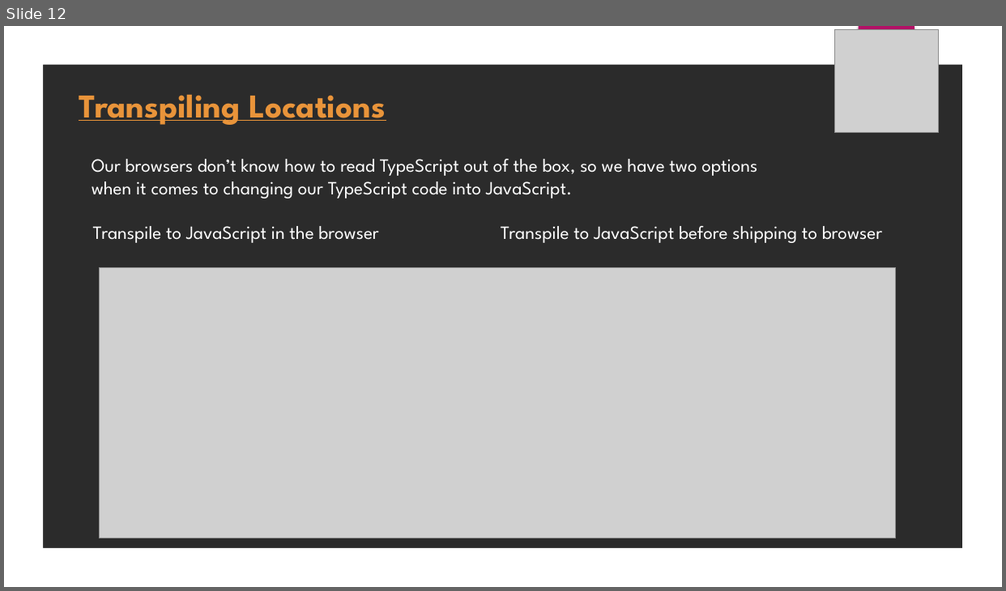
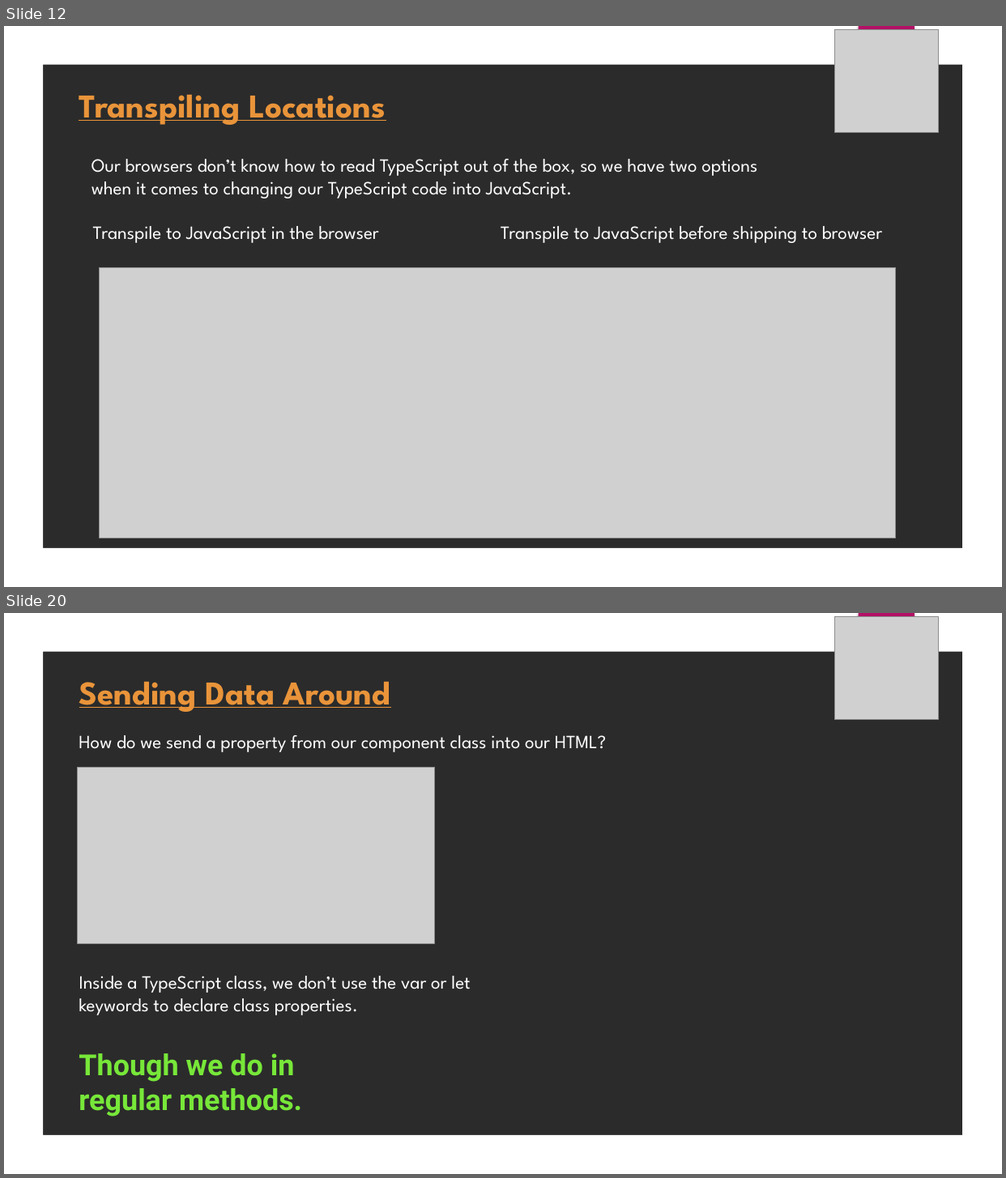
Before and after one commit to uiravi/Angular-pptx, a slide deck: Angular.pptx. Shown one above the other, each under a label of ours: slide 12 before the commit, slides 12 and 20 after it; the slides between them are not shown. The pictures are 1006x591 and 1006x1178 pixels, drawn with LibreOffice and Linux fonts; fonts in the diff are those of the drawing; grey boxes stand for pictures; background and template pictures are left out; a plain dark background stands for a picture behind light text. Boxes give left, top, right and bottom in pixels: in the first picture for what was removed or moved away, otherwise in the second. Text is boxed around its words. In the diff, an @@ line names an element or a change of style, - is before the commit and + after.

```diff
--- a/Angular.pptx
+++ b/Angular.pptx
@@ slide 20 added at box(4, 613, 1002, 1174), background picture (left out); not listed: 2 template elements that a slide beside it also shows @@
@@ picture added at box(835, 617, 938, 720) @@
@@ text added at box(79, 681, 390, 712), 32 pt, text #E9943A, bold, underline @@
+Sending Data Around
@@ text added at box(79, 735, 606, 752), 18 pt, text #FFFFFF @@
+How do we send a property from our component class into our HTML?
@@ picture added at box(78, 767, 435, 943) @@
@@ text added at box(79, 976, 470, 1016), 18 pt, text #FFFFFF @@
+Inside a TypeScript class, we don’t use the var or let
+keywords to declare class properties.
@@ text added at box(79, 1054, 302, 1117), 28 pt, text #77E739, bold @@
+Though we do in regular methods.
```
Also in this commit, not shown: 1 slide changed, 10 other slides added.
